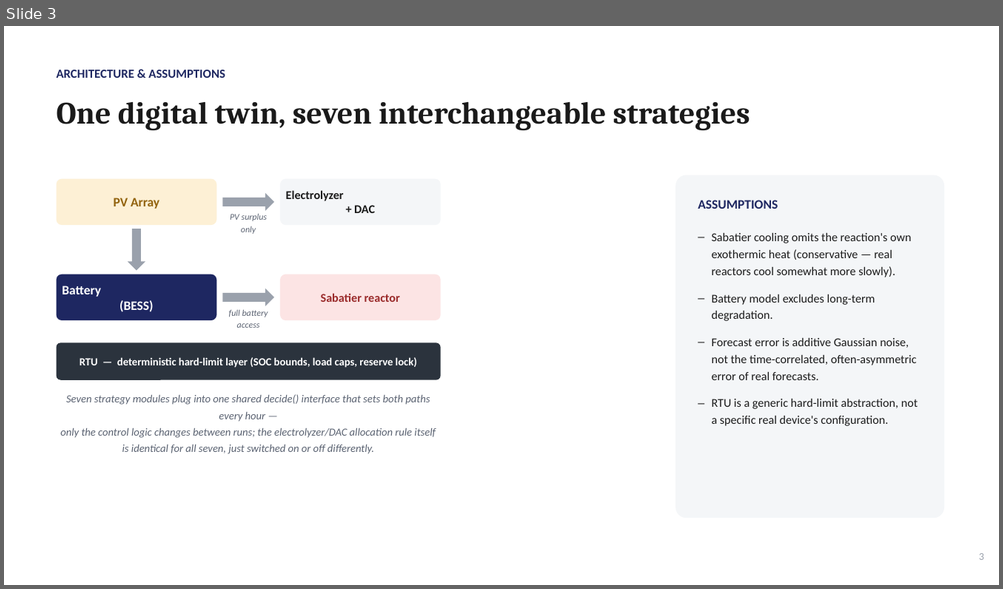
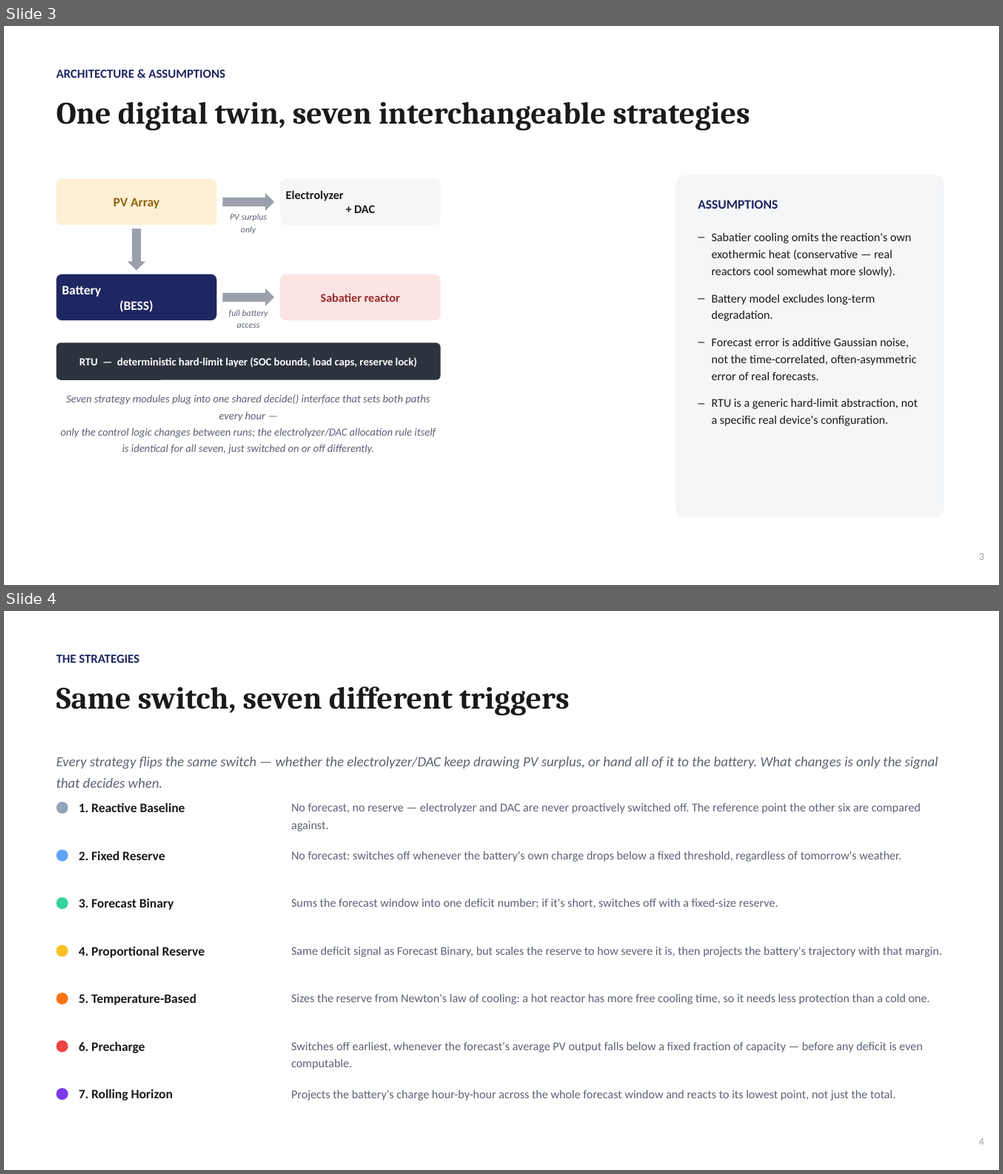
Before and after one commit to GRKG9T/SoTA-Commission-II-Intermittent-Abundance-Csontos-Tamas, a slide deck: SOTA_Commission_II_Slides.pptx. Shown one above the other, each under a label of ours: slide 3 before the commit, slides 3 and 4 after it. The pictures are 1003x589 and 1003x1174 pixels, drawn with LibreOffice and Linux fonts; fonts in the diff are those of the drawing. Boxes give left, top, right and bottom in pixels: in the first picture for what was removed or moved away, otherwise in the second. Text is boxed around its words. In the diff, an @@ line names an element or a change of style, - is before the commit and + after.

```diff
--- a/SOTA_Commission_II_Slides.pptx
+++ b/SOTA_Commission_II_Slides.pptx
@@ slide 4 added at (4, 611, 999, 1170), background #FFFFFF @@
@@ text added at (57, 655, 139, 663), 12 pt, text #1E2761, bold @@
+THE STRATEGIES
@@ text added at (57, 686, 569, 716), 30 pt, text #1A1A1A, bold @@
+Same switch, seven different triggers
@@ text added at (57, 757, 938, 788), 13.5 pt, text #5B6372, italic @@
+Every strategy flips the same switch — whether the electrolyzer/DAC keep drawing PV surplus, or hand all of it to the battery. What changes is only the signal that decides when.
@@ rounded rectangle added at (57, 802, 68, 814), fill #94A3B8 @@
@@ text added at (79, 803, 185, 812), 12.5 pt, text #1A1A1A, bold @@
+1. Reactive Baseline
@@ text added at (291, 803, 920, 832), 11.5 pt, text #5B6372 @@
+No forecast, no reserve — electrolyzer and DAC are never proactively switched off. The reference point the other six are compared against.
@@ rounded rectangle added at (57, 850, 68, 862), fill #60A5FA @@
@@ text added at (79, 851, 165, 860), 12.5 pt, text #1A1A1A, bold @@
+2. Fixed Reserve
@@ text added at (291, 851, 901, 862), 11.5 pt, text #5B6372 @@
+No forecast: switches off whenever the battery's own charge drops below a fixed threshold, regardless of tomorrow's weather.
@@ rounded rectangle added at (57, 897, 68, 909), fill #34D399 @@
@@ text added at (79, 898, 174, 910), 12.5 pt, text #1A1A1A, bold @@
+3. Forecast Binary
@@ text added at (291, 899, 778, 908), 11.5 pt, text #5B6372 @@
+Sums the forecast window into one deficit number; if it's short, switches off with a fixed-size reserve.
@@ rounded rectangle added at (57, 945, 68, 957), fill #FBBF24 @@
@@ text added at (79, 946, 205, 958), 12.5 pt, text #1A1A1A, bold @@
+4. Proportional Reserve
@@ text added at (291, 947, 942, 957), 11.5 pt, text #5B6372 @@
+Same deficit signal as Forecast Binary, but scales the reserve to how severe it is, then projects the battery's trajectory with that margin.
@@ rounded rectangle added at (57, 993, 68, 1005), fill #F97316 @@
@@ text added at (79, 994, 196, 1005), 12.5 pt, text #1A1A1A, bold @@
+5. Temperature-Based
@@ text added at (291, 994, 930, 1005), 11.5 pt, text #5B6372 @@
+Sizes the reserve from Newton's law of cooling: a hot reactor has more free cooling time, so it needs less protection than a cold one.
@@ rounded rectangle added at (57, 1041, 68, 1053), fill #EF4444 @@
@@ text added at (79, 1042, 145, 1054), 12.5 pt, text #1A1A1A, bold @@
+6. Precharge
@@ text added at (291, 1042, 922, 1070), 11.5 pt, text #5B6372 @@
+Switches off earliest, whenever the forecast's average PV output falls below a fixed fraction of capacity — before any deficit is even computable.
@@ rounded rectangle added at (57, 1088, 68, 1100), fill #7C3AED @@
@@ text added at (79, 1089, 173, 1101), 12.5 pt, text #1A1A1A, bold @@
+7. Rolling Horizon
@@ text added at (291, 1091, 895, 1101), 11.5 pt, text #5B6372 @@
+Projects the battery's charge hour-by-hour across the whole forecast window and reacts to its lowest point, not just the total.
@@ text added at (979, 1139, 984, 1145), 10 pt, text #9AA1AC @@
+4
```
Also in this commit, not shown: 4 slides changed.
